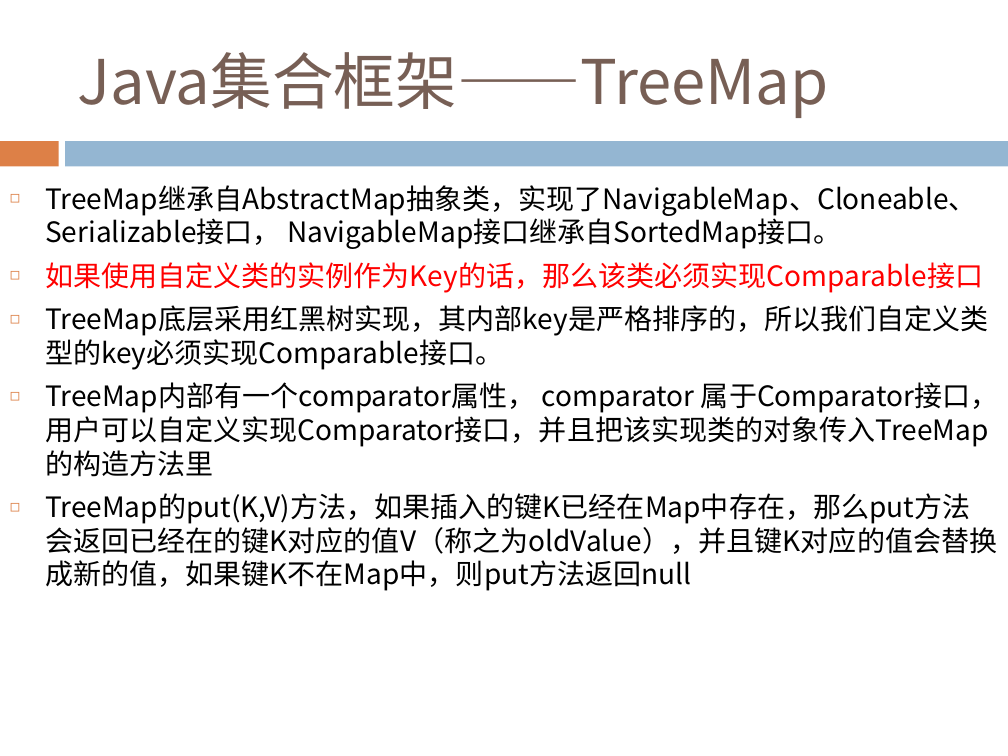
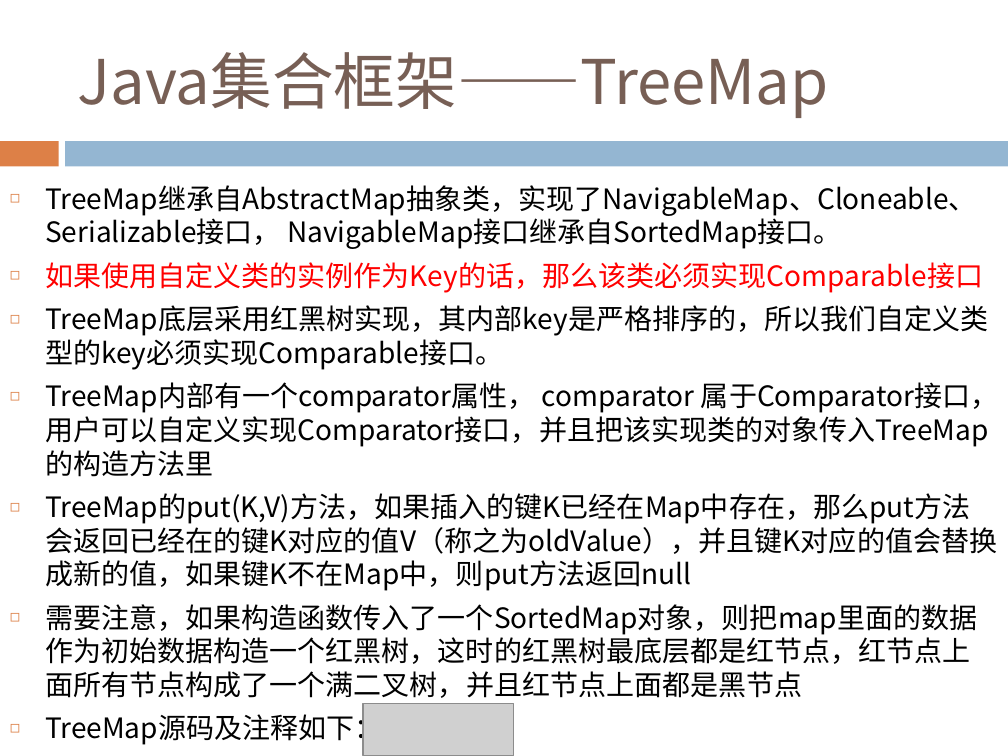
Before and after one commit to Costriod/study, a slide deck: slide 58 of Java基础.pptx. Drawn at 1008x756 pixels with LibreOffice and Linux fonts; fonts in the diff are those of the drawing; grey boxes stand for pictures. Boxes give left, top, right and bottom in pixels: in the first picture for what was removed or moved away, otherwise in the second. Text is boxed around its words. In the diff, an @@ line names an element or a change of style, - is before the commit and + after.

Commit message:
加入TreeMap红黑树

```diff
--- a/Java基础.pptx
+++ b/Java基础.pptx
@@ text at box(45, 604, 977, 746): paragraphs added @@
+◻ 需要注意，如果构造函数传入了一个SortedMap对象，则把map里面的数据作为初始数据构造一个红黑树，这时的红黑树最底层都是红节点，红节点上面所有节点构成了一个满二叉树，并且红节点上面都是黑节点
+◻ TreeMap源码及注释如下：
@@ picture added at box(363, 704, 514, 756) @@
```
Also in this commit, not shown: 1 other slide changed, 12 slides added.
